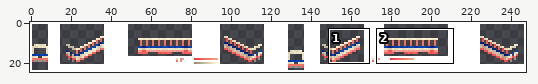
Sprite sheet -- src/trams/okayama/3000/oka3000_oab.png. Above: a wide view before the commit, with the close-up outlined.
Close-up. First the earlier version:
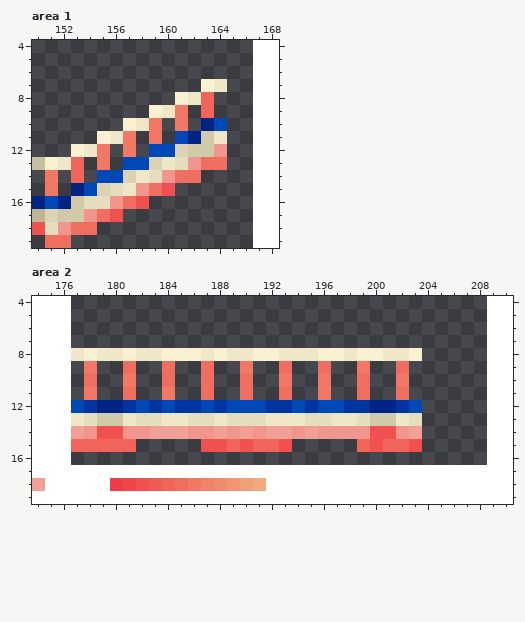
The file is 248x25 pixels. Colours within 5 levels of each other are drawn and written as one. Shown: area 1: x 150..168, y 4..19; area 2: x 174..210, y 4..19. The commit also changed other parts of the picture, which this record leaves out.
New version:
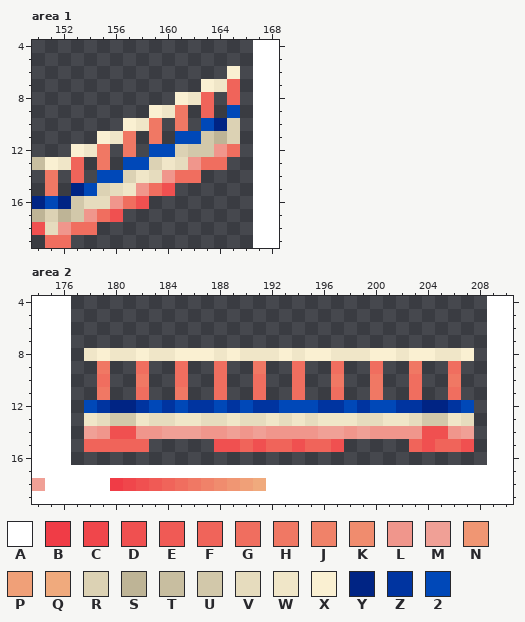
Palette (. is transparent): A #ffffff  B #f03c46  C #f0464b  D #f05050  E #f05a55  F #f0645a  G #f06e5f  H #f07864  J #f08269  K #f08c6e  L #f0968c  M #f0a096  N #f09673  P #f0a078  Q #f0aa7d  R #dcd2b4  S #beb496  T #c8bea0  U #d2c8aa  V #e6dcbe  W #f0e6c8  X #faf0d2  Y #002484  Z #0034a0  2 #0048b8
From old to new:
--- area 1
@@ x 160..167 @@
  5 .......A
- 6 .......A
- 7 ...XW..A
- 8 .XWF...A
- 9 WH.F...A
-10 .H.Y2..A
-11 .2YUW..A
-12 2RUUL..A
+ 6 .....X.A
+ 7 ...XWF.A
+ 8 .XWF.F.A
+ 9 WH.F.2.A
+10 .H.2YR.A
+11 .22USR.A
+12 2RUULG.A
 13 WVLGG..A
@@ x 150..154 @@
 16 Y2YUV
-17 SRUUL
+17 SRSUL
 18 DVLGG
--- area 2
@@ x 174..210 @@
  7 AAA................................AA
- 8 AAAWXWWXWWXXXWXWWXXWWWXXWXXWWX.....AA
- 9 AAA.H..G..G..G..H..G..G..H..G......AA
-10 AAA.G..H..G..G..G..H..H..G..H......AA
-11 AAA.H..G..H..G..G..G..H..G..G......AA
-12 AAA2ZYYZ2Z2ZZ2Z222ZZ2Z22ZZYYZ2.....AA
-13 AAAWVUUWVVWWVVWVVVWWWVVWWVUUWV.....AA
-14 AAAMLDDLLMMMLLMLMLMMLMLLLLDDLM.....AA
-15 AAAFFFFF.....DDFDFFD.....FDFFD.....AA
+ 8 AAA.WXWWXWWXXXWXWWWXWXXWWWXXWXXWWX.AA
+ 9 AAA..H..G..G..G..H..G..G..G..H..G..AA
+10 AAA..G..H..G..G..G..G..H..H..G..H..AA
+11 AAA..H..G..H..G..G..G..G..H..G..G..AA
+12 AAA.2ZYYZ2Z2ZZ2Z2ZZ222ZZ2Z22ZZYYZ2.AA
+13 AAA.WVUUWVVWWVVWVVWVWVWWWVVWWVUUWV.AA
+14 AAA.MLDDLLMMMLLMLMLLLLMMLMLLLLDDLM.AA
+15 AAA.FFFFF.....DDFDFFDFFD.....FDFFD.AA
 16 AAA................................AA
Pixel boxes of the changes (left, top, right, bottom) in both close-ups:
changed: (188, 66, 240, 157)
changed: (58, 209, 71, 222)
changed: (71, 348, 474, 452)
